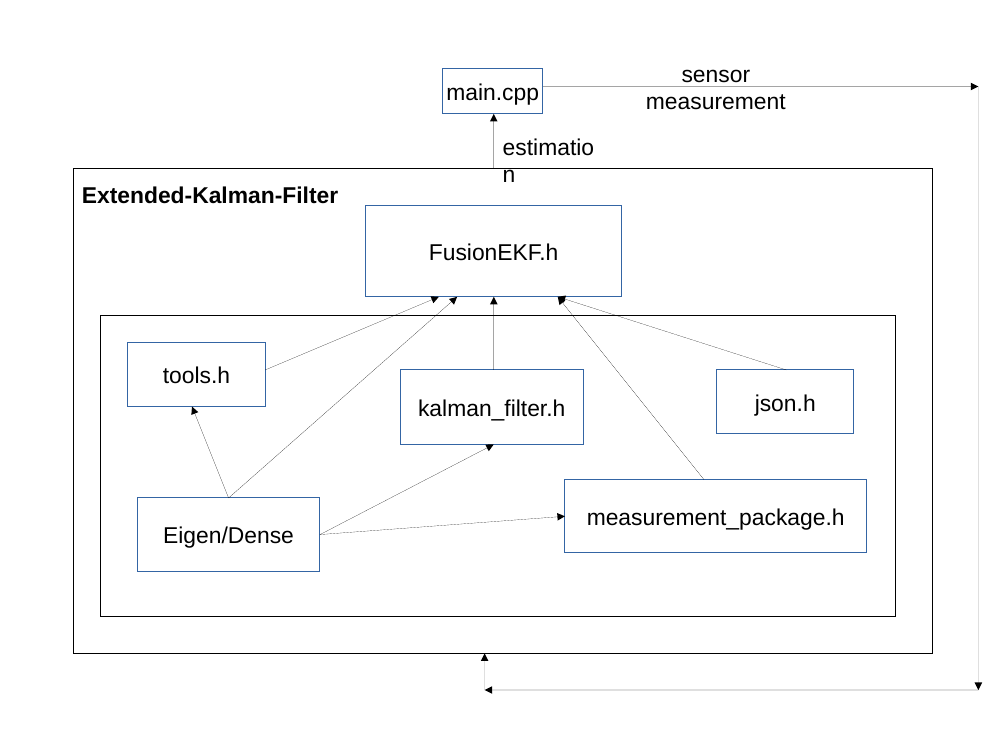
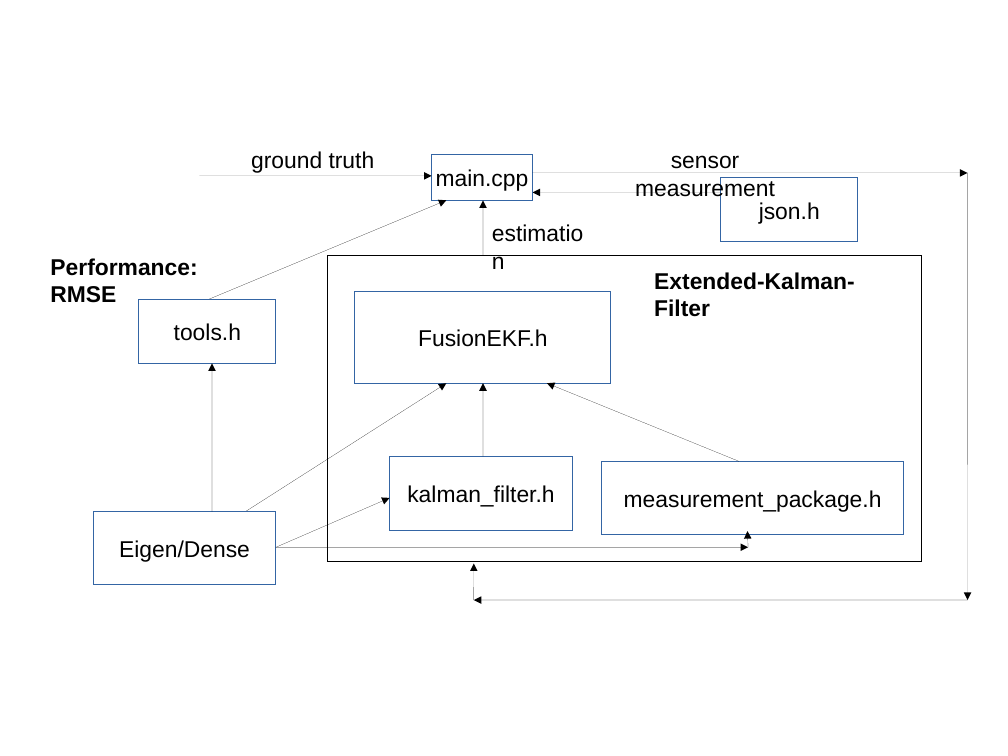
Before and after one commit to TESLA-Self-Driving-Car/carnd-extended-kalman-filter, a slide deck: slide 1 of docs/ekf-digram.pptx. Drawn at 1008x756 pixels with LibreOffice and Linux fonts; fonts in the diff are those of the drawing. Boxes give left, top, right and bottom in pixels: in the first picture for what was removed or moved away, otherwise in the second. Text is boxed around its words. In the diff, an @@ line names an element or a change of style, - is before the commit and + after.

```diff
--- a/docs/ekf-digram.pptx
+++ b/docs/ekf-digram.pptx
@@ arrow removed from (494, 169) to (494, 114) @@
@@ rectangle removed at (x1=73, y1=169, x2=933, y2=654) @@
@@ arrow moved from (229, 499) - (457, 297) to (199, 176) - (432, 176) @@
@@ text added at (x1=251, y1=151, x2=375, y2=173), 18 pt, text #000000 @@
+ground truth
@@ 3 rectangles, 2 texts, 1 arrow moved together from (x1=366, y1=69, x2=979, y2=445) to (x1=355, y1=155, x2=968, y2=531) @@
@@ rectangle "json.h" moved from (x1=717, y1=370, x2=854, y2=434) to (x1=721, y1=178, x2=858, y2=242) @@
@@ arrow moved from (979, 87) - (979, 691) to (968, 173) - (968, 600) @@
@@ arrow moved from (704, 480) - (558, 297) to (209, 299) - (446, 200) @@
@@ arrow moved from (494, 370) - (494, 297) to (483, 255) - (483, 200) @@
@@ arrow added from (721, 192) to (532, 192), #000000 0.75 pt @@
@@ text added at (x1=50, y1=258, x2=197, y2=303), 18 pt, text #000000, bold @@
+Performance: RMSE
@@ rectangle resized from (x1=101, y1=316, x2=896, y2=617) to (x1=327, y1=255, x2=922, y2=562) @@
@@ text "Extended-Kalman-Filter" rewrapped from (x1=82, y1=186, x2=338, y2=204) to (x1=654, y1=272, x2=855, y2=317) @@
@@ rectangle "tools.h" moved from (x1=128, y1=343, x2=265, y2=407) to (x1=139, y1=299, x2=276, y2=363) @@
@@ arrow removed from (265, 370) to (439, 297) @@
@@ arrow moved from (229, 499) - (192, 407) to (212, 512) - (212, 363) @@
@@ arrow moved from (320, 535) - (565, 517) to (245, 512) - (446, 383) @@
@@ arrow added from (483, 456) to (483, 383), #000000 0.75 pt @@
@@ arrow moved from (787, 370) - (558, 297) to (739, 461) - (547, 383) @@
@@ rectangle "measurement_package.h" moved from (x1=565, y1=480, x2=867, y2=553) to (x1=602, y1=461, x2=904, y2=534) @@
@@ arrow moved from (320, 535) - (494, 445) to (276, 547) - (390, 498) @@
@@ rectangle "Eigen/Dense" moved from (x1=137, y1=499, x2=320, y2=572) to (x1=93, y1=512, x2=276, y2=585) @@
@@ arrow added from (748, 547) to (747, 531), #000000 0.75 pt @@
@@ arrow added from (276, 547) to (748, 547), #000000 0.75 pt @@
@@ arrow moved from (485, 691) - (485, 654) to (474, 600) - (474, 563) @@
@@ arrow moved from (979, 691) - (485, 691) to (968, 600) - (474, 600) @@
```
Also in this commit, not shown: 2 other files.
